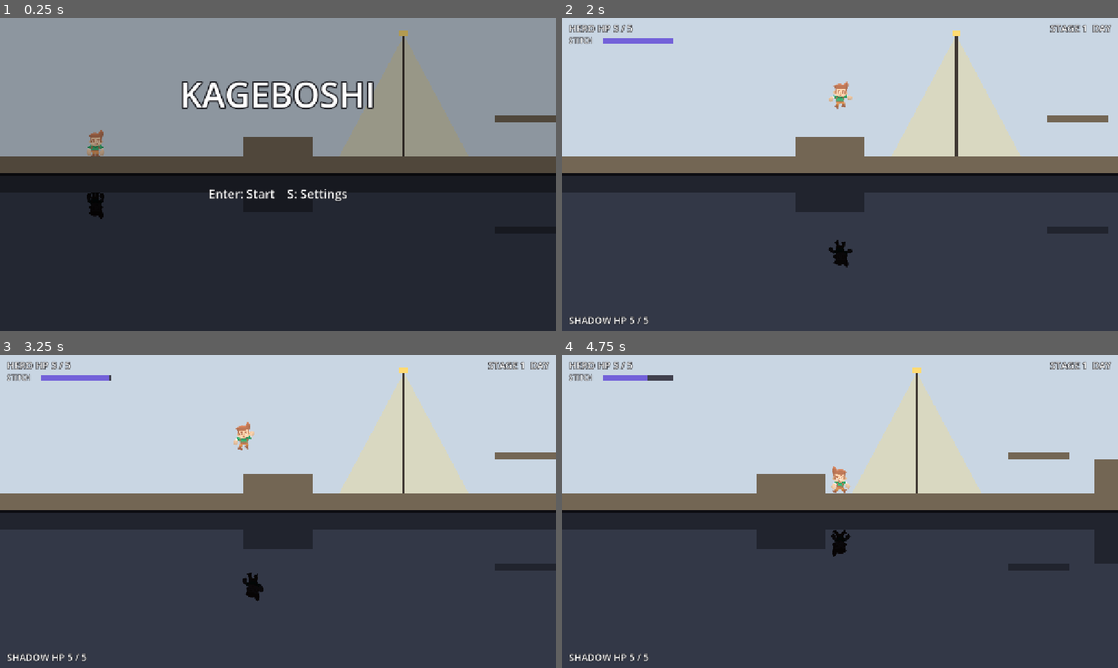
Above: before the commit, frames 1-4 (two rows, left to right).
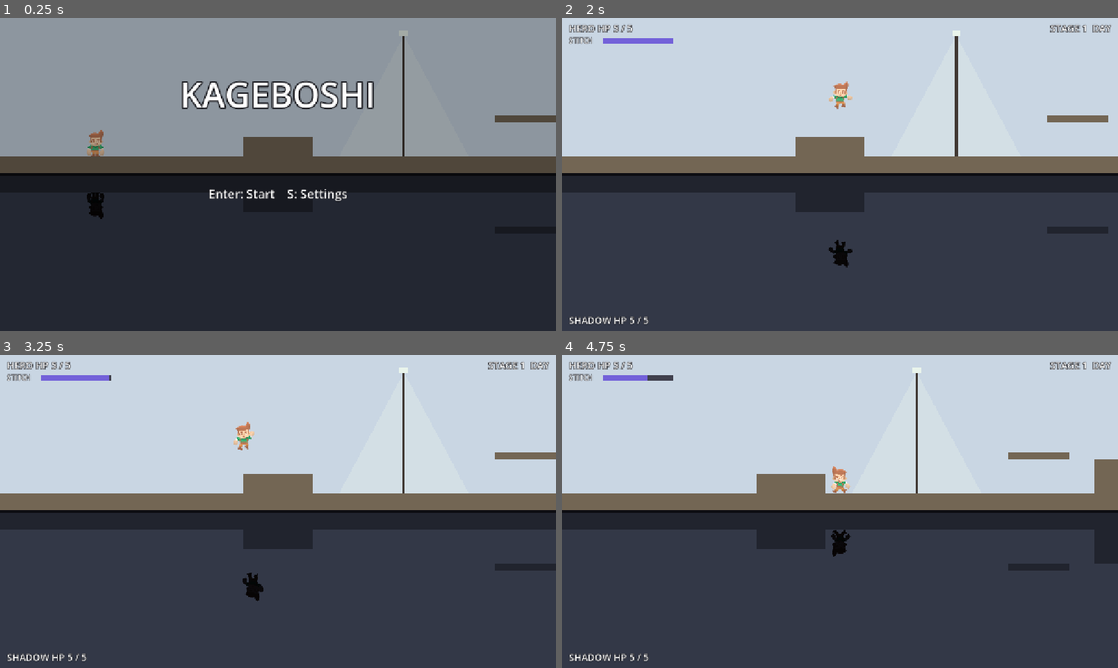
Above: after the commit, the same moments.

Repository: bannzai/kageboshi
Game: Godot game, scene res://scenes/main.tscn
Two runs of this game, one before a commit and one after it. Both use one fixed random seed, a clock stepped at 60 frames per second and the inputs below.
Inputs (mouse positions are in pixels of both pictures, inside the frame that each line leads up to):
- Up to frame 1 (0.25 s): no input
- Up to frame 2 (2 s): tap Enter (confirm) at 0.5 s; move the mouse to (962, 158) at 0.52 s; hold Right (move_right) from 0.53 s (still down); tap J (attack) at 0.6, 1.35 s; click (962, 158) at 0.67 s; tap Space (jump) at 0.77, 1.52 s; move the mouse to (728, 190) at 1.27 s; click (728, 190) at 1.42 s
- Up to frame 3 (3.25 s): move the mouse to (333, 442) at 2.02 s; release Right (move_right) at 2.03 s; hold Left (move_left) 2.03-2.78 s; tap Enter (confirm) at 2.1 s; click (333, 442) at 2.17 s; tap J (attack) at 2.3, 3.05 s; move the mouse to (250, 574) at 2.77 s; hold Right (move_right) from 2.78 s (still down); tap L (pin_hero) at 2.85 s; click (250, 574) at 2.92 s; tap Space (jump) at 3.02 s
- Up to frame 4 (4.75 s): move the mouse to (1006, 558) at 3.52 s; hold K (pin_shadow) 3.53-4.28 s; click (1006, 558) at 3.67 s; tap Space (jump) at 3.77, 4.52 s; tap J (attack) at 3.8, 4.55 s; move the mouse to (673, 464) at 4.27 s; release Right (move_right) at 4.28 s; hold Left (move_left) from 4.28 s (still down); tap I (pull_shadow) at 4.35 s; click (673, 464) at 4.42 s

The runs differ from the first frame. In frame 1, 4.3% of the frame differs, in the area x 61-85%, y 4-45%; in frame 2, 4.3%; in frame 3, 4.4%; in frame 4, 4.4%, in the area x 52-76%, y 4-45%.

Commit message:
影の当たり判定を伸び縮みに合わせ、光源の色で伸び縮みを予兆する
- shadow_hit_rects(): 影の体の矩形から、伸びた影 (倍率 > 1) の足元の体の幅いっぱいの
  隙間 (STRADDLE_GAP) を除いた当たり判定。_resolve_contact_damage() で使う。
  地面を歩く敵は横から来るため、脚に当たり判定が残ると通り抜ける途中で必ず触れる。
  脚は見た目だけにし、隙間に左右の脚 (LegLeft / LegRight) を描いて体の絵を隙間の分だけ
  下にずらす
- lamp_color(): 光源の灯りと光の三角形を、影が縮む高い光源ほど白に、伸びる低い光源ほど
  橙にする

Refs #42

Diff:
--- a/scenes/main.tscn
+++ b/scenes/main.tscn
@@ -164,6 +164,23 @@
 animation = &"idle"
 offset = Vector2(0, -64)
 
+[node name="LegLeft" type="ColorRect" parent="BottomLane/Shadow"]
+visible = false
+offset_top = 28.0
+offset_right = 5.0
+offset_bottom = 64.0
+mouse_filter = 2
+color = Color(0.04, 0.04, 0.06, 1)
+
+[node name="LegRight" type="ColorRect" parent="BottomLane/Shadow"]
+visible = false
+offset_left = 35.0
+offset_top = 28.0
+offset_right = 40.0
+offset_bottom = 64.0
+mouse_filter = 2
+color = Color(0.04, 0.04, 0.06, 1)
+
 [node name="Attack" type="ColorRect" parent="BottomLane/Shadow"]
 visible = false
 offset_left = 40.0
--- a/scripts/main.gd
+++ b/scripts/main.gd
@@ -2,7 +2,9 @@
 ## 上下 2 画面の横スクロール。上の画面に主人公と地形、下の画面に影と同じ形の地形を置き、
 ## 1 台のカメラで上下を同じ横スクロール量で映す。下の画面は仕切り線を軸に上下逆さまに描き、主人公と影が足元を
 ## 向かい合わせる (bottom_lane)。影は主人公と同じ動き・同じ攻撃をし、光源の左右の影響範囲では光源から遠ざかる
-## 向きに、光源の高さで決まる倍率だけ伸び縮みする (scripts/light.gd)。
+## 向きに、光源の高さで決まる倍率だけ伸び縮みする (scripts/light.gd)。縮んだ影は下の画面の低く飛ぶ敵の下をくぐり、
+## 伸びた影は股の下を下の画面の地面を歩く敵に通らせる (shadow_hit_rects())。光源の灯りと光の色は、その光源で影が
+## 縮むか伸びるかで変える (lamp_color())。
 ## 影縫いで影か主人公を縫い止めると上下の位置がずれ、引き寄せで同期に戻る (scripts/shadow_stitch.gd)。
 ## 敵 (地面を歩く敵と空を飛ぶ敵) は上下どちらの画面にも出て、上の画面の敵が主人公に触れると主人公の体力、
 ## 下の画面の敵が影に触れると影の体力 (GameState) が減る。
@@ -54,8 +56,16 @@
 const SYNC_EFFECT_TIME: float = 0.6
 ## 光源の柱の色
 const LAMP_POST_COLOR: Color = Color(0.25, 0.22, 0.2, 1.0)
-## 光源の灯りと、影響範囲を照らす光の色
+## 影の長さが変わらない光源 (倍率 1) の灯りと、影響範囲を照らす光の色
 const LAMP_LIGHT_COLOR: Color = Color(1.0, 0.86, 0.45, 1.0)
+## 影が最も縮む高い光源 (倍率 Light.MIN_SCALE) の灯りと光の色。真昼の日差しのような白
+const LAMP_SHRINK_COLOR: Color = Color(0.9, 0.97, 1.0, 1.0)
+## 影が最も伸びる低い光源 (倍率 Light.MAX_SCALE) の灯りと光の色。夕日や松明のような赤みの強い橙
+const LAMP_STRETCH_COLOR: Color = Color(1.0, 0.45, 0.12, 1.0)
+## 伸びた影 (倍率が 1 より大きい影) の足元の、当たり判定の無い隙間の高さ。地面を歩く敵 (Enemy.SIZE.y) が影に
+## 触れずに股の下を通れるよう、敵の背丈に 4 px の余裕を足す (隙間の上端と敵の頭がちょうど接する高さだと、主人公の
+## 位置の小数の誤差で重なり得るため)
+const STRADDLE_GAP: float = Enemy.SIZE.y + 4.0
 ## 上の画面で影響範囲を照らす光の不透明度 (地形・敵が透けて見える薄さにする)
 const LAMP_BEAM_ALPHA: float = 0.3
 ## ゴールの目印の色
@@ -119,6 +129,10 @@
 @onready var shadow: Node2D = $BottomLane/Shadow
 ## 影の体の見た目。主人公の体の見た目と同じ絵を暗く塗ったもので、高さは光源の倍率で伸び縮みする
 @onready var shadow_body: AnimatedSprite2D = $BottomLane/Shadow/Body
+## 伸びた影の足元の隙間の左右に描く脚 (見た目だけで当たり判定は無い)。伸びている間だけ表示する
+@onready var shadow_legs: Array[ColorRect] = [
+	$BottomLane/Shadow/LegLeft as ColorRect, $BottomLane/Shadow/LegRight as ColorRect
+]
 ## 影の攻撃の見た目。主人公の攻撃から導く
 @onready var shadow_attack: ColorRect = $BottomLane/Shadow/Attack
 ## 影を縫い止めている間に影の足元に刺す針の見た目
@@ -303,11 +317,13 @@
 
 
 ## ステージの光源 (Stage.lights) ごとに、上の画面に光源 (柱と灯り) と、光源の左右の影響範囲を照らす光を置く
-## (影響範囲の予兆)。主人公は画面の中央にいるため、影響範囲は入る半画面前から見える
+## (影響範囲と、影が縮むか伸びるかの予兆。灯りと光の色は lamp_color())。主人公は画面の中央にいるため、影響範囲は
+## 入る半画面前から見える
 func _build_lights() -> void:
 	for light: Dictionary in stage.lights:
 		var x: float = light["x"]
 		var lamp_y: float = Stage.GROUND_Y - light["height"]
+		var color: Color = lamp_color(Light.shadow_scale(light["height"]))
 		var beam: Polygon2D = Polygon2D.new()
 		beam.polygon = PackedVector2Array(
 			[
@@ -316,10 +332,10 @@
 				Vector2(x + light["zone"], Stage.GROUND_Y)
 			]
 		)
-		beam.color = Color(LAMP_LIGHT_COLOR, LAMP_BEAM_ALPHA)
+		beam.color = Color(color, LAMP_BEAM_ALPHA)
 		lights.add_child(beam)
 		lights.add_child(_terrain_rect(Rect2(x - 3.0, lamp_y, 6.0, light["height"]), LAMP_POST_COLOR))
-		lights.add_child(_terrain_rect(Rect2(x - 10.0, lamp_y - 12.0, 20.0, 14.0), LAMP_LIGHT_COLOR))
+		lights.add_child(_terrain_rect(Rect2(x - 10.0, lamp_y - 12.0, 20.0, 14.0), color))
 
 
 ## 影縫い・引き寄せの入力とゲージから、このフレームの縫い止めを決める。縫い止めている間はゲージを減らす。
@@ -370,12 +386,19 @@
 
 ## 影の位置・長さ・姿・攻撃は、主人公と主人公がいる影響範囲の光源から導いた同期中の影に、影縫いのずれを
 ## 足して導く (.claude/rules/shadow-position-derived-from-hero.md)。影の体の見た目は主人公の体の見た目と同じ
-## アニメーションの同じ枚目を同じ向きで、影の体の矩形の足元の中央に置き、高さを矩形の高さに合わせて伸び縮みさせる
+## アニメーションの同じ枚目を同じ向きで、影の体の矩形から足元の隙間 (straddle_gap()) を除いた部分 (当たり判定の
+## 矩形) の足元の中央に置き、高さをその部分の高さに合わせて伸び縮みさせる。隙間には左右の脚を描く
 func _sync_shadow() -> void:
 	shadow.position = shadow_position(hero.position) + shadow_offset
 	var body: Rect2 = shadow_body_rect(hero.position, stage.lights, shadow_offset)
-	shadow_body.position = Vector2(body.get_center().x, body.end.y) - shadow.position
-	shadow_body.scale = Vector2(hero.body.scale.x, hero.body.scale.y * body.size.y / Hero.SIZE.y)
+	var gap: float = straddle_gap(hero.position, stage.lights)
+	var torso: Rect2 = body.grow_side(SIDE_BOTTOM, -gap)
+	shadow_body.position = Vector2(torso.get_center().x, torso.end.y) - shadow.position
+	shadow_body.scale = Vector2(hero.body.scale.x, hero.body.scale.y * torso.size.y / Hero.SIZE.y)
+	for leg: ColorRect in shadow_legs:
+		leg.visible = gap > 0.0
+		leg.position.y = torso.end.y - shadow.position.y
+		leg.size.y = gap
 	shadow_body.flip_h = hero.facing < 0.0
 	shadow_body.animation = hero.body.animation
 	shadow_body.frame = hero.body.frame
@@ -459,14 +482,16 @@
 	_show_sync_effect()
 
 
-## 上の画面の敵が主人公に触れていたら主人公の体力を、下の画面の敵が影に触れていたら影の体力を減らす
+## 上の画面の敵が主人公に触れていたら主人公の体力を、下の画面の敵が影の当たり判定 (shadow_hit_rects()) に
+## 触れていたら影の体力を減らす
 func _resolve_contact_damage() -> void:
-	var bodies: Array[Rect2] = [
-		hero.body_rect(), shadow_body_rect(hero.position, stage.lights, shadow_offset)
+	var hero_rects: Array[Rect2] = [hero.body_rect()]
+	var bodies: Array[Array] = [
+		hero_rects, shadow_hit_rects(hero.position, stage.lights, shadow_offset)
 	]
 	for enemy: Enemy in _living_enemies():
 		if (
-			bodies[enemy.lane].intersects(enemy.body_rect())
+			touches(bodies[enemy.lane], enemy.body_rect())
 			and game_state.take_damage(enemy.lane, CONTACT_DAMAGE)
 		):
 			damage_sound.play()
@@ -561,8 +586,9 @@
 
 ## 体の左上が hero_position の主人公の、光源が lights (Stage.lights の形) のステージで影縫いのずれが offset の
 ## 影の体の矩形。足元と横位置は shadow_position() から offset だけ離れた体と同じで、高さを主人公がいる光源の倍率で
-## 伸び縮みさせる (敵との接触もこの矩形で判定する)。offset の既定の ZERO は影縫いでずれていない同期中の影を表し、
-## 同期中の影だけを確かめる検証 (scripts/dev/selfcheck.gd の光源の検証) から省いて呼べるようにする
+## 伸び縮みさせる (敵との接触はこの矩形から足元の隙間を除いた shadow_hit_rects() で判定する)。offset の既定の ZERO は
+## 影縫いでずれていない同期中の影を表し、同期中の影だけを確かめる検証 (scripts/dev/selfcheck.gd の光源の検証) から
+## 省いて呼べるようにする
 static func shadow_body_rect(
 	hero_position: Vector2, lights: Array[Dictionary], offset: Vector2 = Vector2.ZERO
 ) -> Rect2:
@@ -571,6 +597,44 @@
 		Hero.SIZE.y * Light.shadow_scale_at(hero_position.x + Hero.SIZE.x / 2.0, lights)
 	)
 	return Rect2(at.x, at.y + Hero.SIZE.y - height, Hero.SIZE.x, height)
+
+
+## 体の左上が hero_position の主人公の、光源が lights のステージの影の足元にできる、当たり判定の無い隙間の高さ。
+## 主人公がいる光源で影が伸びている (倍率が 1 より大きい) 間だけ STRADDLE_GAP で、それ以外は 0
+static func straddle_gap(hero_position: Vector2, lights: Array[Dictionary]) -> float:
+	var stretch: float = Light.shadow_scale_at(hero_position.x + Hero.SIZE.x / 2.0, lights)
+	return STRADDLE_GAP if stretch > 1.0 else 0.0
+
+
+## shadow_body_rect() と同じ引数の影の、下の画面の敵との当たり判定の矩形の集まり。影の体の矩形から、足元の
+## 体の幅いっぱいの隙間 (straddle_gap()) を除いた形。地面を歩く敵は横から来るため、隙間の左右の脚に当たり判定が
+## 残ると通り抜ける途中で必ず脚に触れる。そこで脚は見た目だけにし (_sync_shadow())、今は矩形 1 つになる。
+## 縮んだ影は体の矩形のまま低くなり、頭の上を低く飛ぶ敵 (Enemy.Kind.LOW_FLYER) に触れない
+static func shadow_hit_rects(
+	hero_position: Vector2, lights: Array[Dictionary], offset: Vector2 = Vector2.ZERO
+) -> Array[Rect2]:
+	var body: Rect2 = shadow_body_rect(hero_position, lights, offset)
+	var rects: Array[Rect2] = [
+		body.grow_side(SIDE_BOTTOM, -straddle_gap(hero_position, lights))
+	]
+	return rects
+
+
+## rects (当たり判定の矩形の集まり) のどれかが area に重なるか (辺が接するだけなら重ならない)
+static func touches(rects: Array[Rect2], area: Rect2) -> bool:
+	for rect: Rect2 in rects:
+		if rect.intersects(area):
+			return true
+	return false
+
+
+## 倍率が light_scale の光源 (Light.shadow_scale()) の灯りと光の色。倍率 1 は LAMP_LIGHT_COLOR で、影が縮むほど
+## LAMP_SHRINK_COLOR の白に、伸びるほど LAMP_STRETCH_COLOR の橙に近づく
+static func lamp_color(light_scale: float) -> Color:
+	if light_scale < 1.0:
+		var shrink: float = inverse_lerp(1.0, Light.MIN_SCALE, light_scale)
+		return LAMP_LIGHT_COLOR.lerp(LAMP_SHRINK_COLOR, shrink)
+	return LAMP_LIGHT_COLOR.lerp(LAMP_STRETCH_COLOR, inverse_lerp(1.0, Light.MAX_SCALE, light_scale))
 
 
 ## 体の左上が hero_position で hero_facing を向いている主人公の、光源が lights のステージで影縫いのずれが
